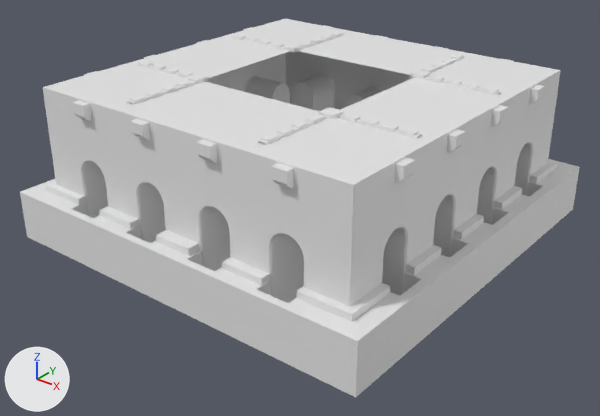
What one commit did to the FBX model Assets/Models/Arena/Building1/Building1.fbx.
Both versions are drawn from a camera (50 mm lens) standing at (-119.05, -56.61, -10.56) and looking at (-134.46, -37.35, -22.5). Lighting does not change. The marker at lower left points along +X, +Y and +Z. Where no turn or scale is listed for an object, it has been applied to the vertices. Vertices at the same position are counted once.

The first picture shows 'Building1'.
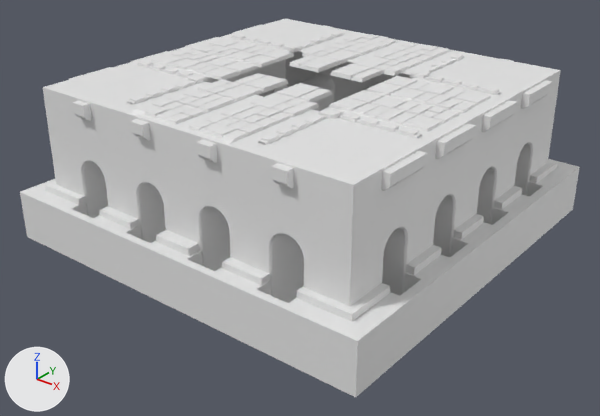
What differs and where, as boxes (x1, y1, x2, y2) in the pictures (600 x 416 px; the box of a moved part takes in the faces that stretch with it):
part 1 of me_cube_1807, moved or reshaped
    before: (394, 158, 415, 183)
    after: (381, 151, 427, 191)
part 2 of me_cube_1807, moved or reshaped
    before: (446, 129, 465, 153)
    after: (435, 124, 476, 159)
part 3 of me_cube_1807, moved or reshaped
    before: (529, 85, 545, 104)
    after: (521, 80, 553, 109)
part 4 of me_cube_1807, moved or reshaped
    before: (491, 105, 508, 127)
    after: (481, 100, 517, 132)
part 5 of me_cube_1807, added
    after: (189, 83, 332, 144)
part 6 of me_cube_1807, added
    after: (130, 73, 289, 124)
part 7 of me_cube_1807, added
    after: (330, 42, 453, 82)
part 8 of me_cube_1807, added
    after: (289, 33, 399, 73)
part 9 of me_cube_1807, added
    after: (328, 90, 460, 132)
part 10 of me_cube_1807, added
    after: (151, 49, 258, 80)
part 11 of me_cube_1807, added
    after: (366, 76, 491, 113)
part 12 of me_cube_1807, added
    after: (191, 38, 294, 67)
part 13 of me_cube_1807, added
    after: (43, 19, 561, 306)

The change, as a diff of the scene's bpy script:
```diff
--- a/Assets/Models/Arena/Building1/Building1.fbx.py
+++ b/Assets/Models/Arena/Building1/Building1.fbx.py
@@ me_cube_1807 @@
 # used by ob_building1; location = (-134.72, -36.53, -26.29)
-me_cube_1807.from_pydata(...)  # 2249 vertices, 1316 faces; spans x -6.65..6.65, y -6.65..6.65, z 2.83..8.07
+me_cube_1807.from_pydata(...)  # 3105 vertices, 2016 faces; spans x -6.65..6.65, y -6.65..6.65, z 2.83..8.07
+# me_cube_1807 part 1: the loose piece of 10 vertices spanning x 5.57..6.07, y -4.07..-3.57, z 7.39..7.89 is scaled about its middle by (1, 3.34, 1)
+# me_cube_1807 part 2: the loose piece of 10 vertices spanning x 5.57..6.07, y -1.52..-1.02, z 7.39..7.89 is scaled about its middle by (1, 3.34, 1)
+# me_cube_1807 part 3: the loose piece of 10 vertices spanning x 5.57..6.07, y 3.57..4.07, z 7.39..7.89 is scaled about its middle by (1, 3.34, 1)
+# me_cube_1807 part 4: the loose piece of 10 vertices spanning x 5.57..6.07, y 1.02..1.52, z 7.39..7.89 is scaled about its middle by (1, 3.34, 1)
+# me_cube_1807 part 5: a new loose piece of 108 vertices spanning x 0.24..1.92, y -5.82..-0.76, z 7.91..8.04
+# me_cube_1807 part 6: a new loose piece of 108 vertices spanning x -1.92..-0.24, y -5.82..-0.76, z 7.91..8.04
+# me_cube_1807 part 7: a new loose piece of 108 vertices spanning x 0.24..1.92, y 0.76..5.82, z 7.91..8.04
+# me_cube_1807 part 8: a new loose piece of 108 vertices spanning x -1.92..-0.24, y 0.76..5.82, z 7.91..8.04
+# me_cube_1807 part 9: a new loose piece of 76 vertices spanning x 2.09..5.39, y -1.82..-0.06, z 7.9..8.03
+# me_cube_1807 part 10: a new loose piece of 76 vertices spanning x -5.39..-2.09, y -1.82..-0.06, z 7.9..8.03
+# me_cube_1807 part 11: a new loose piece of 76 vertices spanning x 2.09..5.39, y 0.06..1.82, z 7.9..8.03
+# me_cube_1807 part 12: a new loose piece of 76 vertices spanning x -5.39..-2.09, y 0.06..1.82, z 7.9..8.03
+# me_cube_1807 part 13: 120 vertices added at x -5.82..5.82, y -5.82..5.82, z 7.94
```
